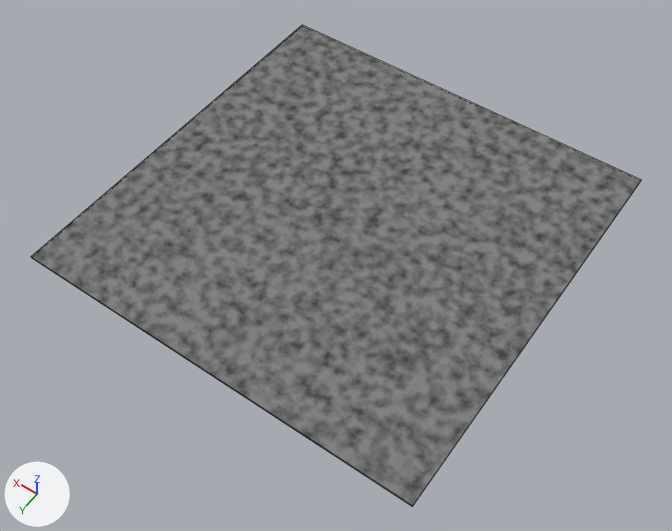
Two versions of the Blender file Blender assets/Blender models/Buildings/Cabins assets/Texture Creator.blend, one commit apart.
The view is the same before and after, from a 50 mm lens placed at (-1.59, 2.31, 3.22), pointed at (-0.06, 0.17, -0.14). The lights are fixed; the arrows at lower left show +X, +Y and +Z. Mesh edges are drawn as thin lines.
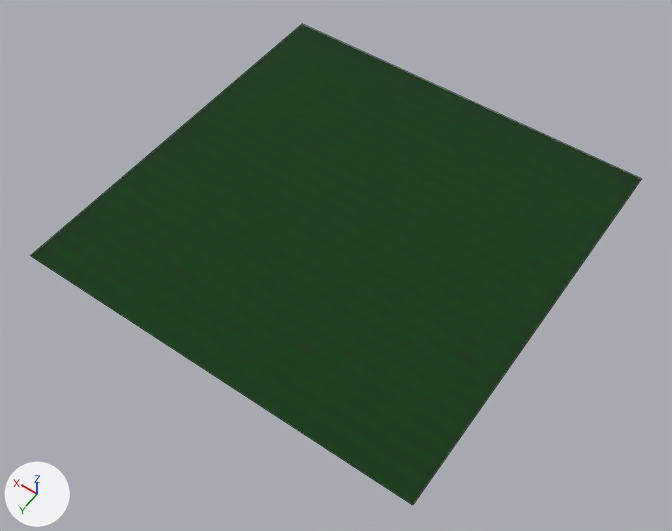
What differs and where, as boxes (x1, y1, x2, y2) in the pictures (672 x 531 px):
```json
{"object": "Plane", "change": "recoloured, modifiers changed", "before": [31, 25, 641, 507], "after": [31, 24, 641, 505]}
```

Edits to the scene script, one JSON object a line:
```json
{"op": "add", "block": "mat_screen", "code": ["mat_screen = bpy.data.materials.new('Screen')", "# nodes: BsdfPrincipled, Mapping, OutputMaterial, TexCoord, TexWave, ValToRGB", "# colours: dark green #023b00, dark green #0c340b"]}
{"block": "me_plane", "where": "me_plane.from_pydata(...)  # 4 vertices, 1 face; spans x -1.0..1.0, y -1.0..1.0, z 0.0"}
{"block": "me_plane", "where": "# used by ob_plane; location = (0.0, 0.0, 0.0)"}
{"op": "remove", "block": "me_plane", "code": "me_plane.materials.append(mat_wood_floor)"}
{"op": "remove", "block": "me_plane", "code": "me_plane.materials.append(mat_wood)"}
{"op": "remove", "block": "me_plane", "code": "me_plane.materials.append(mat_roof_tiles)"}
{"op": "remove", "block": "me_plane", "code": "me_plane.materials.append(mat_metal)"}
{"op": "remove", "block": "me_plane", "code": "me_plane.materials.append(mat_cleanmetal)"}
{"op": "remove", "block": "me_plane", "code": "me_plane.materials.append(mat_darkmetal)"}
{"block": "me_plane", "change": "me_plane part 1: all 1 face that had it switch from mat_metal_fence to mat_screen"}
{"op": "remove", "block": "ob_plane", "code": "_m = ob_plane.modifiers.new('Solidify', 'SOLIDIFY')"}
{"op": "remove", "block": "ob_plane", "code": "_m.offset = -2.0"}
{"op": "remove", "block": "ob_plane", "code": "_m.material_offset = -119"}
{"op": "remove", "block": "ob_plane", "code": "_m.use_rim_only = True"}
```
